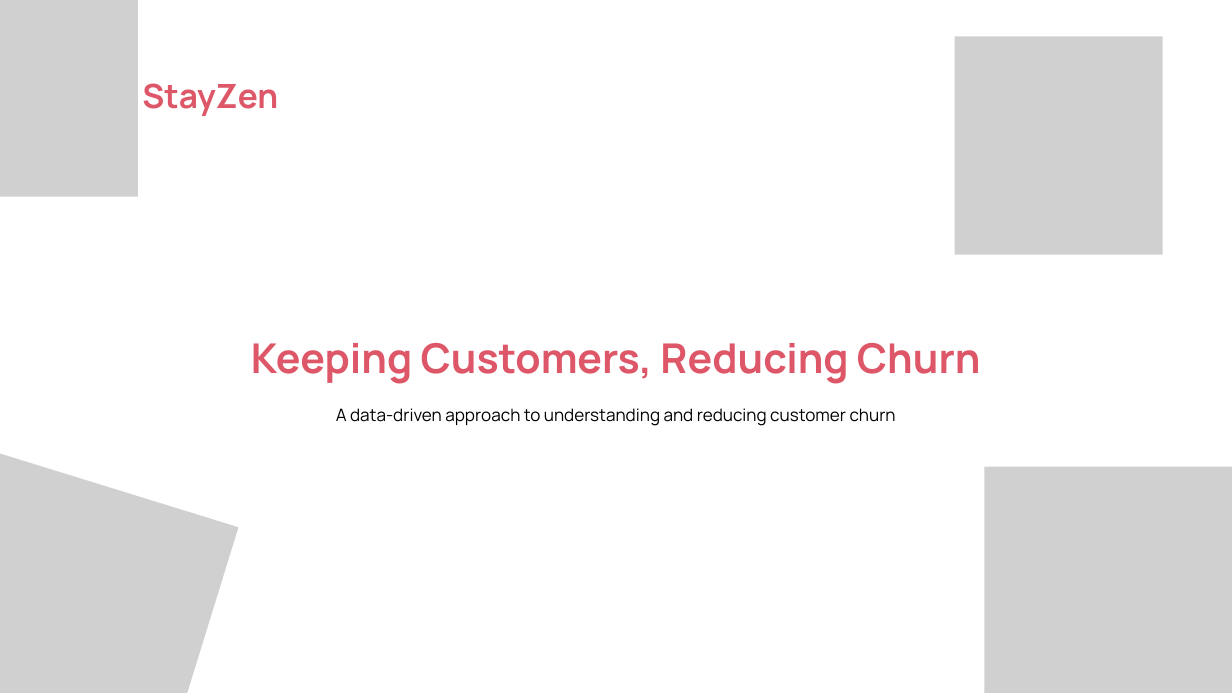
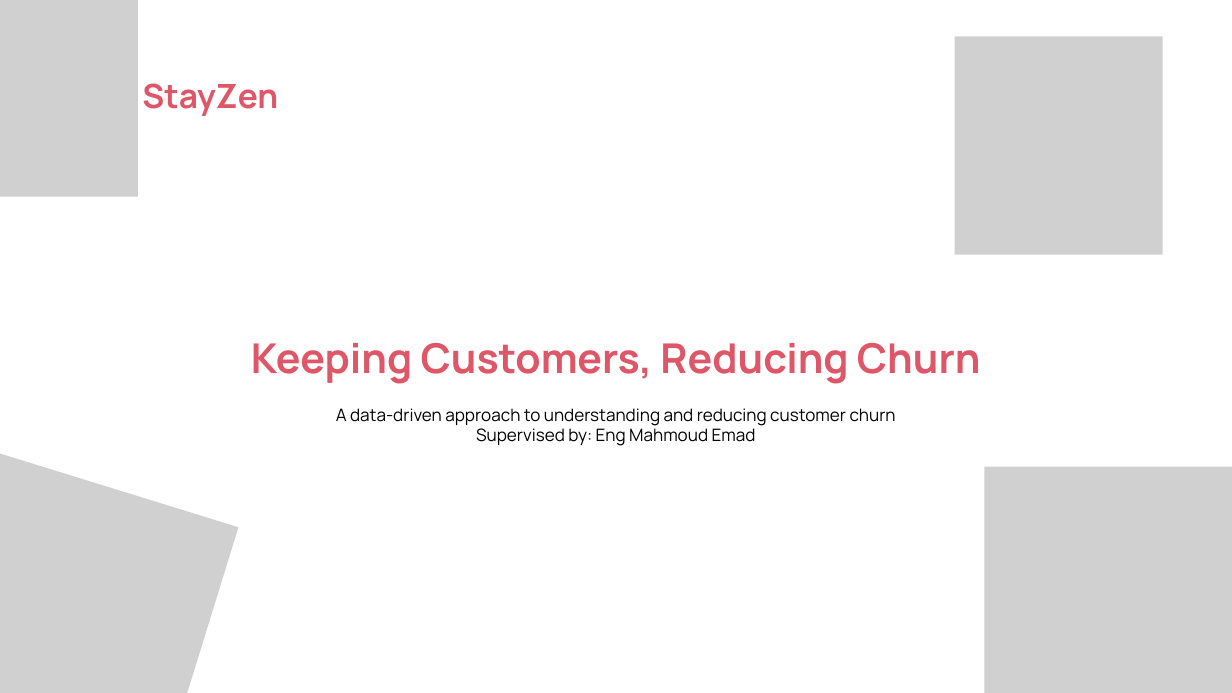
Before and after one commit to EngiEid/Customer_Churn_Dataset_Analysis, a slide deck: slide 1 of StayZen Customer Churn Presentation.pptx. Drawn at 1232x693 pixels with LibreOffice and Linux fonts; fonts in the diff are those of the drawing; grey boxes stand for pictures. Boxes give left, top, right and bottom in pixels: in the first picture for what was removed or moved away, otherwise in the second. Text is boxed around its words. In the diff, an @@ line names an element or a change of style, - is before the commit and + after.

```diff
--- a/StayZen Customer Churn Presentation.pptx
+++ b/StayZen Customer Churn Presentation.pptx
@@ text at (x1=476, y1=428, x2=756, y2=446): paragraph added @@
+Supervised by: Eng Mahmoud Emad
```
Also in this commit, not shown: 8 other slides changed, 7 slides added, 4 slides removed, 2 other files.
